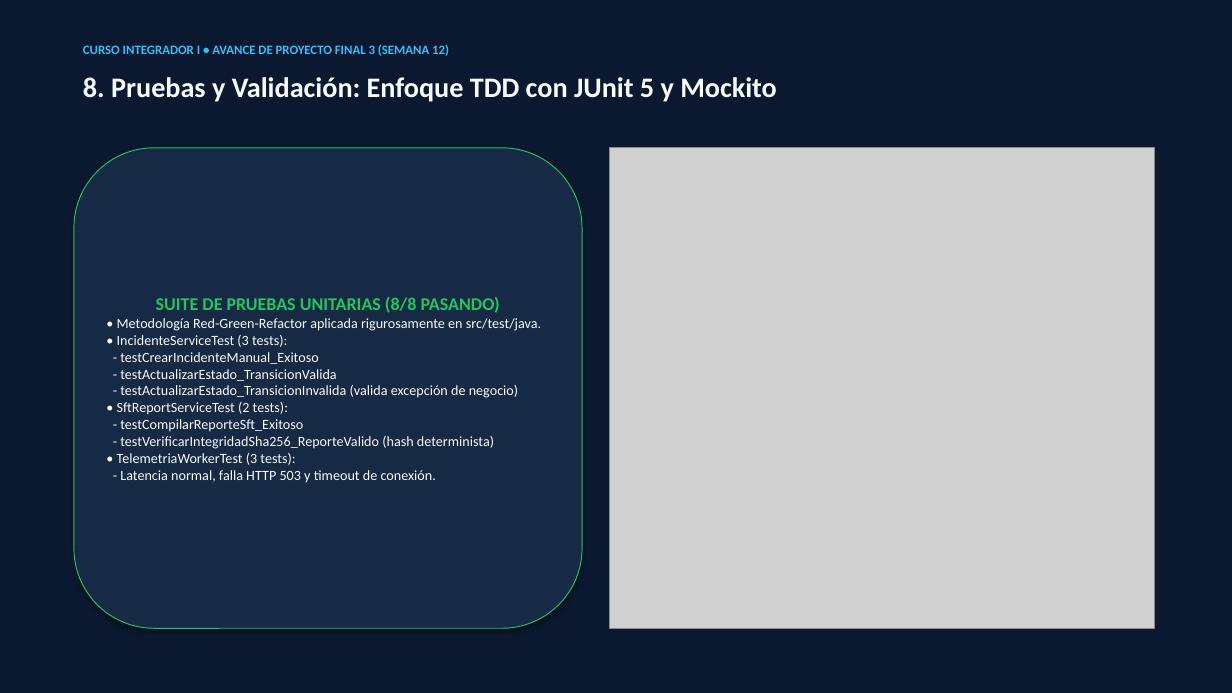
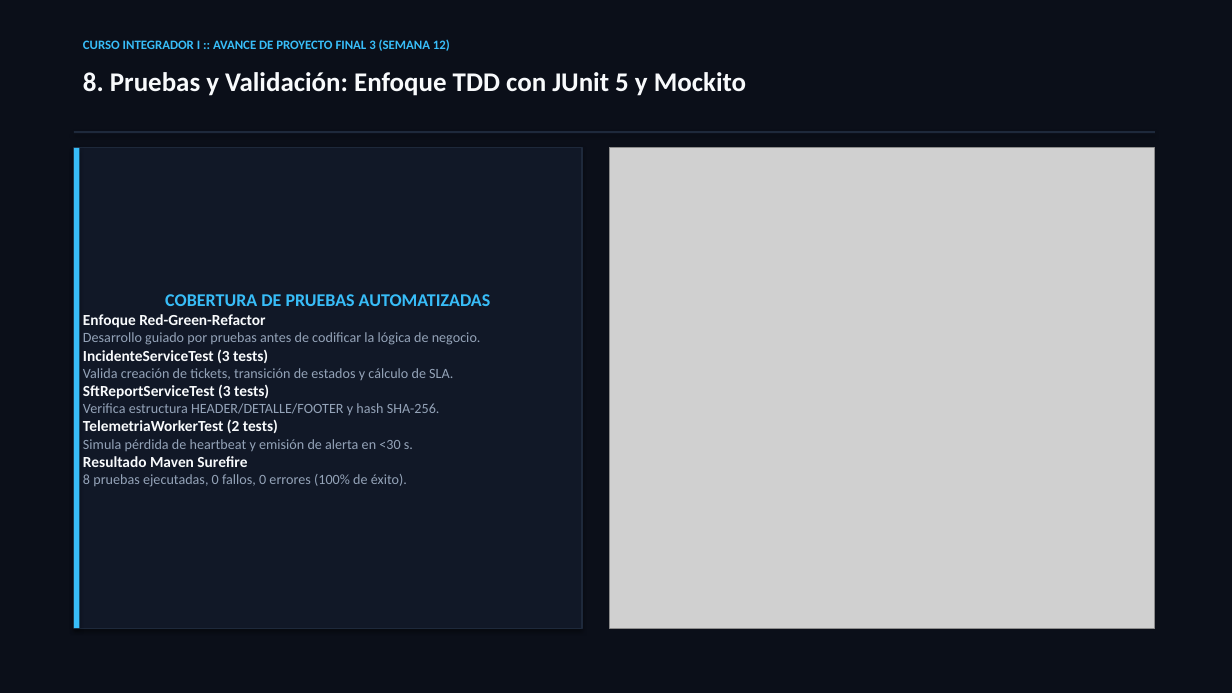
Before and after one commit to frankitoromas-tech/sigir-bcrp, a slide deck: slide 9 of 01_DOCUMENTACION_TECNICA/PRESENTACION_EJECUTIVA_APF3.pptx. Drawn at 1232x693 pixels with LibreOffice and Linux fonts; fonts in the diff are those of the drawing; grey boxes stand for pictures. Boxes give left, top, right and bottom in pixels: in the first picture for what was removed or moved away, otherwise in the second. Text is boxed around its words. In the diff, an @@ line names an element or a change of style, - is before the commit and + after.

Commit message:
docs(entregable3): actualizar email a frankitoromas@gmail.com, enriquecer tablas en anexos y refinar laminas ejecutivas sin figuras toscas

```diff
--- a/01_DOCUMENTACION_TECNICA/PRESENTACION_EJECUTIVA_APF3.pptx
+++ b/01_DOCUMENTACION_TECNICA/PRESENTACION_EJECUTIVA_APF3.pptx
@@ rectangle at (x1=0, y1=0, x2=1232, y2=693): fill #0A192F to #0B0F19 @@
@@ text at (x1=83, y1=38, x2=450, y2=53): text changed @@
-CURSO INTEGRADOR I • AVANCE DE PROYECTO FINAL 3 (SEMANA 12)
+CURSO INTEGRADOR I :: AVANCE DE PROYECTO FINAL 3 (SEMANA 12)
@@ text "8. Pruebas y Validación: Enfoque ..." at (x1=83, y1=72, x2=746, y2=96): size 22 to 21 pt @@
@@ rectangle "COBERTURA DE PRUEBAS AUTOMATIZADAS" at (x1=74, y1=148, x2=582, y2=628): rounded rectangle to rectangle; fill #172A45 to #111827; outline #22C55E 0.75 pt to #1E293B 1 pt @@
@@ rectangle added at (x1=74, y1=131, x2=1155, y2=133), fill #1E293B @@
@@ rectangle added at (x1=74, y1=148, x2=79, y2=628), fill #38BDF8 @@
@@ text in rectangle at (x1=83, y1=294, x2=491, y2=487): text changed; text colour #F8FAFC to #94A3B8 @@
-SUITE DE PRUEBAS UNITARIAS (8/8 PASANDO)
-• Metodología Red-Green-Refactor aplicada rigurosamente en src/test/java.
-• IncidenteServiceTest (3 tests):
-- testCrearIncidenteManual_Exitoso
-- testActualizarEstado_TransicionValida
-- testActualizarEstado_TransicionInvalida (valida excepción de negocio)
-• SftReportServiceTest (2 tests):
-- testCompilarReporteSft_Exitoso
-- testVerificarIntegridadSha256_ReporteValido (hash determinista)
-• TelemetriaWorkerTest (3 tests):
-- Latencia normal, falla HTTP 503 y timeout de conexión.
+COBERTURA DE PRUEBAS AUTOMATIZADAS
+Enfoque Red-Green-Refactor
+Desarrollo guiado por pruebas antes de codificar la lógica de negocio.
+IncidenteServiceTest (3 tests)
+Valida creación de tickets, transición de estados y cálculo de SLA.
+SftReportServiceTest (3 tests)
+Verifica estructura HEADER/DETALLE/FOOTER y hash SHA-256.
+TelemetriaWorkerTest (2 tests)
+Simula pérdida de heartbeat y emisión de alerta en <30 s.
+Resultado Maven Surefire
+8 pruebas ejecutadas, 0 fallos, 0 errores (100% de éxito).
```
Also in this commit, not shown: 9 other slides changed, 2 slides added, 2 slides removed, 20 other files.
